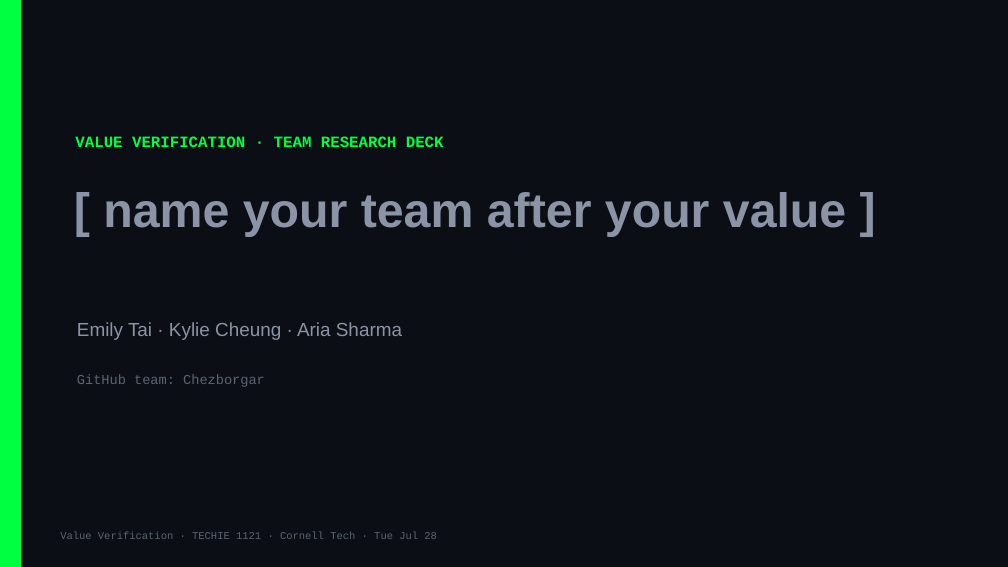
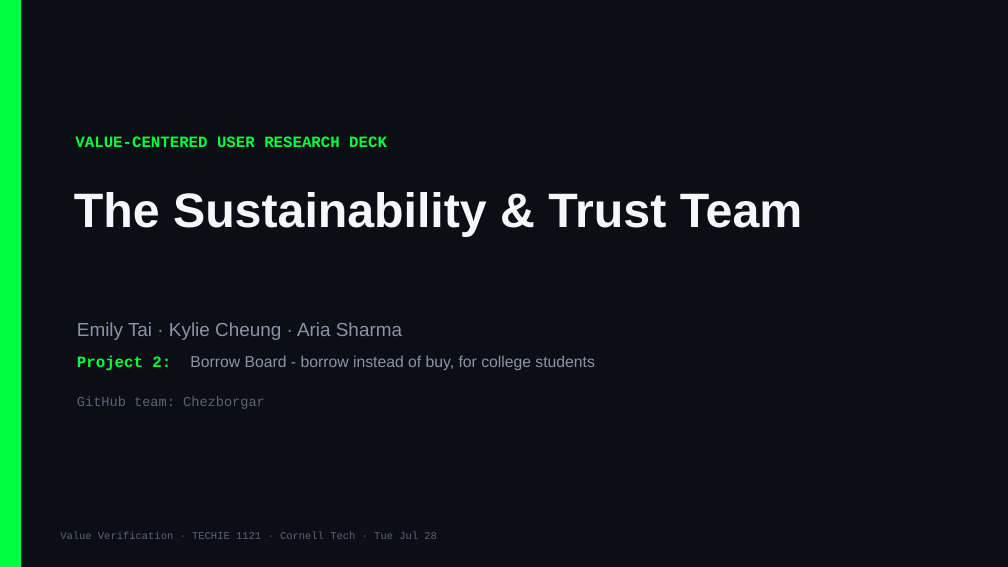
Before and after one commit to Cornell-Tech-Vibe-Coding-Summer-2026/website, a slide deck: slide 1 of slides/team-decks/Week3-Tue-chezborgar.pptx. Drawn at 1008x567 pixels with LibreOffice and Linux fonts; fonts in the diff are those of the drawing. Boxes give left, top, right and bottom in pixels: in the first picture for what was removed or moved away, otherwise in the second. Text is boxed around its words. In the diff, an @@ line names an element or a change of style, - is before the commit and + after.

```diff
--- a/slides/team-decks/Week3-Tue-chezborgar.pptx
+++ b/slides/team-decks/Week3-Tue-chezborgar.pptx
@@ text at bbox=[75, 136, 387, 147]: text changed @@
-VALUE VERIFICATION · TEAM RESEARCH DECK
+VALUE-CENTERED USER RESEARCH DECK
@@ text at bbox=[74, 192, 803, 236]: text changed; text colour #8A94A6 to #F5F7FA @@
-[ name your team after your value ]
+The Sustainability & Trust Team
@@ text added at bbox=[77, 355, 594, 371], 15 pt, text #8A94A6 @@
+Project 2: Borrow Board - borrow instead of buy, for college students
@@ text "GitHub team: Chezborgar": place and size @@
-text "GitHub team: Chezborgar" at bbox=[77, 374, 265, 387]
+text "GitHub team: Chezborgar" at bbox=[77, 396, 265, 409]
```
Also in this commit, not shown: 1 other slide changed, 9 other files.
